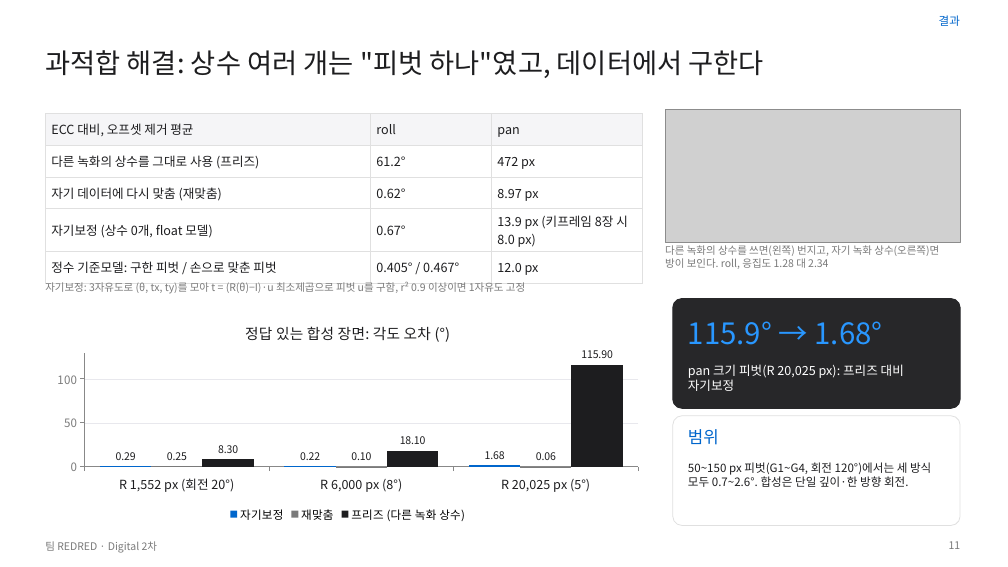
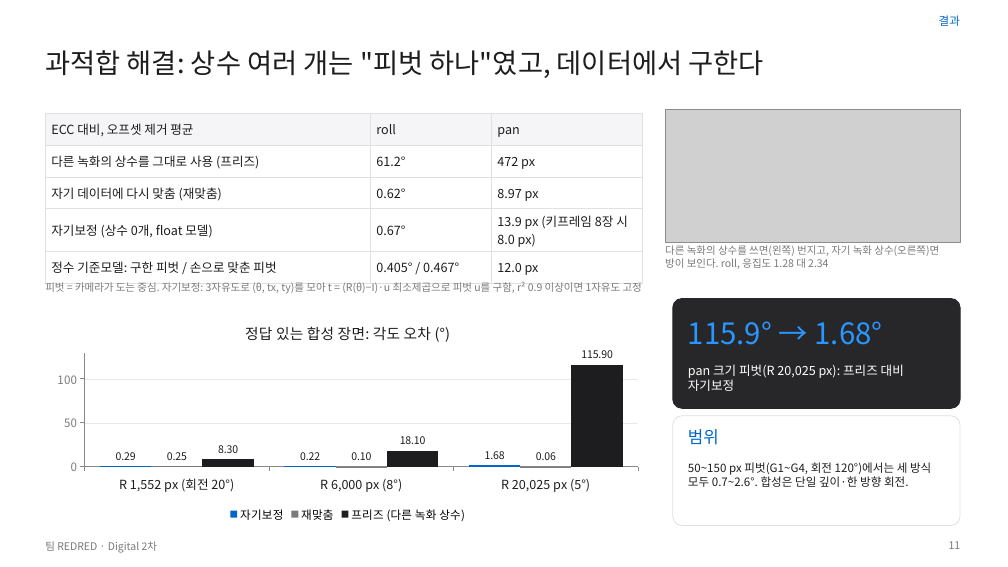
Before and after one commit to GangHeeJo/AI-SEMI, a slide deck: slide 11 of submission/REDRED_2차_발표자료_칩S.pptx. Drawn at 1008x567 pixels with LibreOffice and Linux fonts; fonts in the diff are those of the drawing; grey boxes stand for pictures. Boxes give left, top, right and bottom in pixels: in the first picture for what was removed or moved away, otherwise in the second. Text is boxed around its words. In the diff, an @@ line names an element or a change of style, - is before the commit and + after.

```diff
--- a/submission/REDRED_2차_발표자료_칩S.pptx
+++ b/submission/REDRED_2차_발표자료_칩S.pptx
@@ text at [45,282,642,294]: text changed @@
-자기보정: 3자유도로 (θ, tx, ty)를 모아 t = (R(θ)−I)·u 최소제곱으로 피벗 u를 구함, r² 0.9 이상이면 1자유도 고정
+피벗 = 카메라가 도는 중심. 자기보정: 3자유도로 (θ, tx, ty)를 모아 t = (R(θ)−I)·u 최소제곱으로 피벗 u를 구함, r² 0.9 이상이면 1자유도 고정
```
Also in this commit, not shown: 11 other slides changed, 1 slide added, 1 slide removed, 4 other files.
